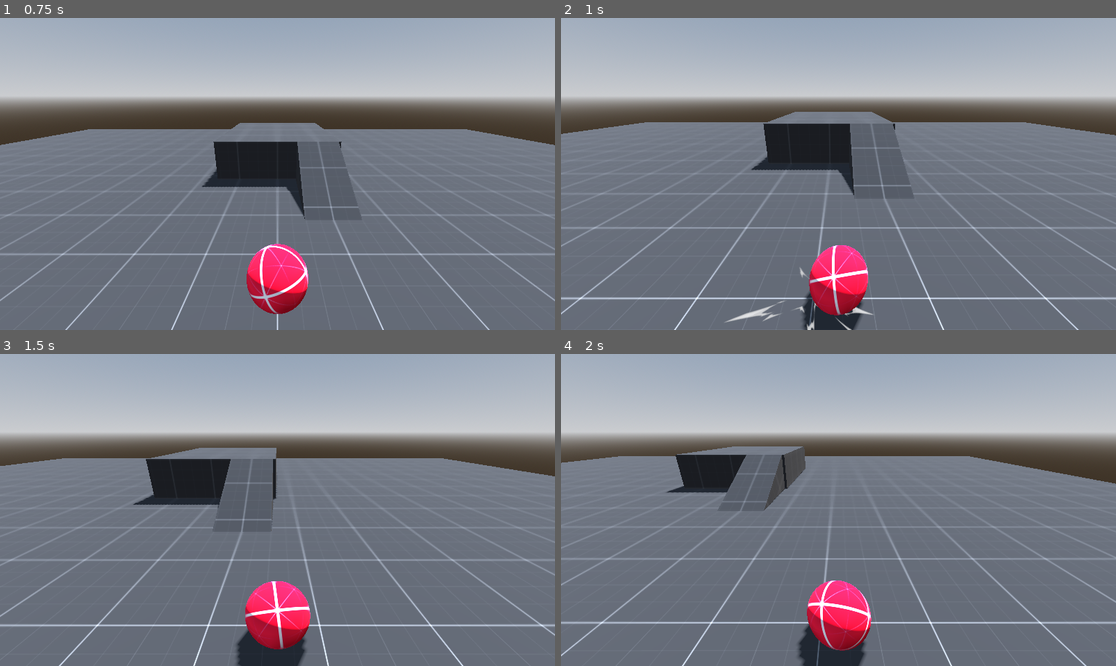
Above: before the commit, frames 1-4 (two rows, left to right).
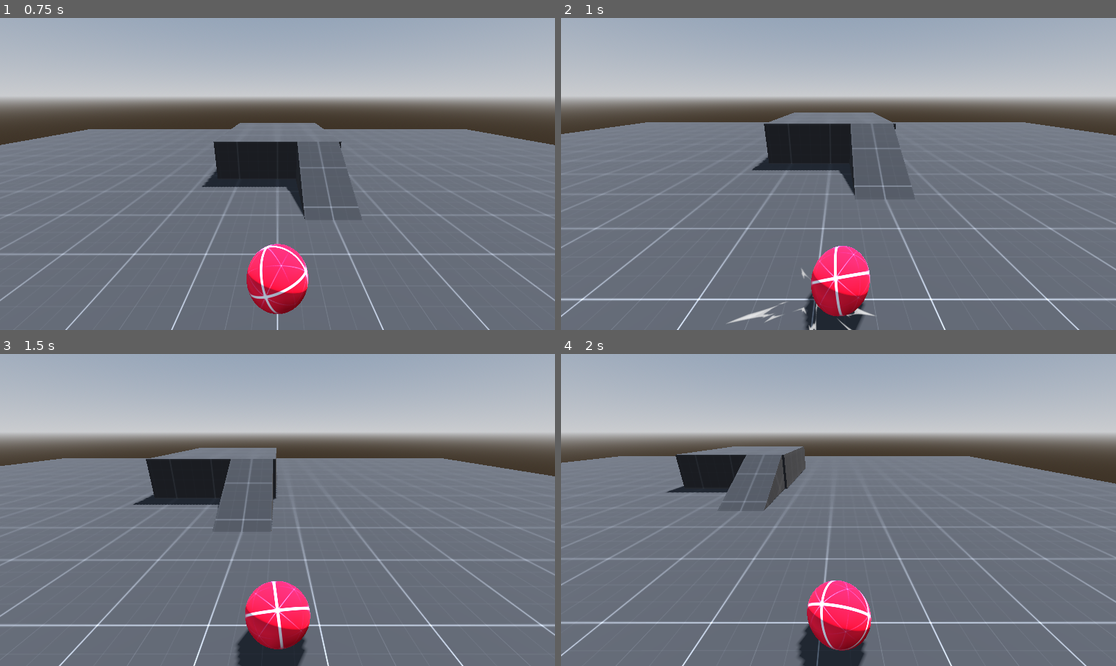
Above: after the commit, the same moments.

Repository: Bartticus/GMTK2025
Game: Godot game, scene res://Thaddeus/movement_test.tscn
Two runs of this game, one before a commit and one after it. Both use one fixed random seed, a clock stepped at 60 frames per second and the inputs below.
Inputs:
- Up to frame 1 (0.75 s): hold D (right) from 0.53 s (still down)
- Up to frame 2 (1 s): keep holding D (right)
- Up to frame 3 (1.5 s): release D (right) at 1.28 s; hold S (backward) from 1.28 s (still down)
- Up to frame 4 (2 s): keep holding S (backward)

Frame 1 is identical in both runs. In frame 2, 3.5% of the frame differs, in the area x 0-100%, y 30-100%; in frame 3, less than 0.1%; in frame 4, less than 0.1%.

Commit message:
Camera Shake

Diff:
--- /dev/null
+++ b/Scenes/marble/camera.gd
@@ -0,0 +1,18 @@
+extends Camera3D
+
+@onready var camera_shake : float = 0.0
+@export var shake_noise : Noise
+@onready var frequency : float = 0.0
+
+func _process(delta: float) -> void:
+	if camera_shake > 0.0:
+		var shake_freq = frequency*5.0
+		var shake_amount = 0.13 * camera_shake
+		var sampler = shake_noise.get_noise_2d(shake_freq, 0.0)
+		h_offset = lerp(0.0, shake_amount, sampler)
+		sampler = shake_noise.get_noise_2d(0.0, shake_freq)
+		v_offset = lerp(0.0, shake_amount, sampler)
+
+		frequency += delta
+
+	camera_shake = lerpf(camera_shake, 0.0, delta * 7.0)
--- a/Scenes/marble/impact_fx.gd
+++ b/Scenes/marble/impact_fx.gd
@@ -21,4 +21,3 @@
 		if sprite.visible:
 			spiky_impact_lerp = min(1.0, spiky_impact_lerp)
 			sprite.frame = spiky_impact_lerp * 4
-			print(sprite.frame)
--- a/Scenes/marble/marble.tscn
+++ b/Scenes/marble/marble.tscn
@@ -1,10 +1,11 @@
-[gd_scene load_steps=12 format=3 uid="uid://bo12c78cmhfo2"]
+[gd_scene load_steps=14 format=3 uid="uid://bo12c78cmhfo2"]
 
 [ext_resource type="Texture2D" uid="uid://cltj4mrbtrpao" path="res://Textures/texture_05.png" id="1_q4dig"]
 [ext_resource type="Script" uid="uid://b0af3bnnkqf4e" path="res://Scenes/marble/marble.gd" id="1_qlpfi"]
 [ext_resource type="Script" uid="uid://c4by3r2ovm4hr" path="res://Scenes/marble/visuals.gd" id="3_lpkg8"]
 [ext_resource type="Script" uid="uid://db5fnaevwh8s4" path="res://Scenes/marble/impact_fx.gd" id="4_mowa8"]
 [ext_resource type="Texture2D" uid="uid://bv4xqxdi0apg4" path="res://Thaddeus/FX/Tx_Burst_radial_01_MEDIUM.png" id="5_0ro2e"]
+[ext_resource type="Script" uid="uid://lr7yfx68wgra" path="res://Scenes/marble/camera.gd" id="6_whwca"]
 
 [sub_resource type="PhysicsMaterial" id="PhysicsMaterial_vfrwj"]
 
@@ -27,6 +28,13 @@
 
 [sub_resource type="SphereMesh" id="SphereMesh_mowa8"]
 material = SubResource("StandardMaterial3D_lpkg8")
+
+[sub_resource type="FastNoiseLite" id="FastNoiseLite_whwca"]
+noise_type = 3
+frequency = 0.99
+fractal_octaves = 3
+fractal_lacunarity = 1.615
+fractal_gain = 6.795
 
 [node name="Marble" type="RigidBody3D"]
 physics_material_override = SubResource("PhysicsMaterial_vfrwj")
@@ -65,6 +73,8 @@
 transform = Transform3D(1, 0, 0, 0, 1, 0, 0, 0, 1, 0, -0.000349998, 0.000159979)
 current = true
 far = 200.0
+script = ExtResource("6_whwca")
+shake_noise = SubResource("FastNoiseLite_whwca")
 
 [node name="RayCast3D" type="RayCast3D" parent="CameraAnchor"]
 transform = Transform3D(1, 0, 0, 0, 0.743484, -0.668755, 0, 0.668755, 0.743484, 0, 0, 0)
--- a/Scenes/marble/visuals.gd
+++ b/Scenes/marble/visuals.gd
@@ -27,6 +27,8 @@
 func impact(intensity : float = 0.0, contact_position : Vector3 = Vector3.ZERO, normal : Vector3 = Vector3.ZERO)->void:#intensity is 0-1
 	squash_timer = squash_length
 	squash_intensity = lerpf(0.0, 0.5, intensity)
+
+	marble.camera.camera_shake = 1.0
 
 	var fx : Node3D = impact_fx.duplicate()
 	add_child(fx)
Not shown, added: Scenes/marble/camera.gd.uid
